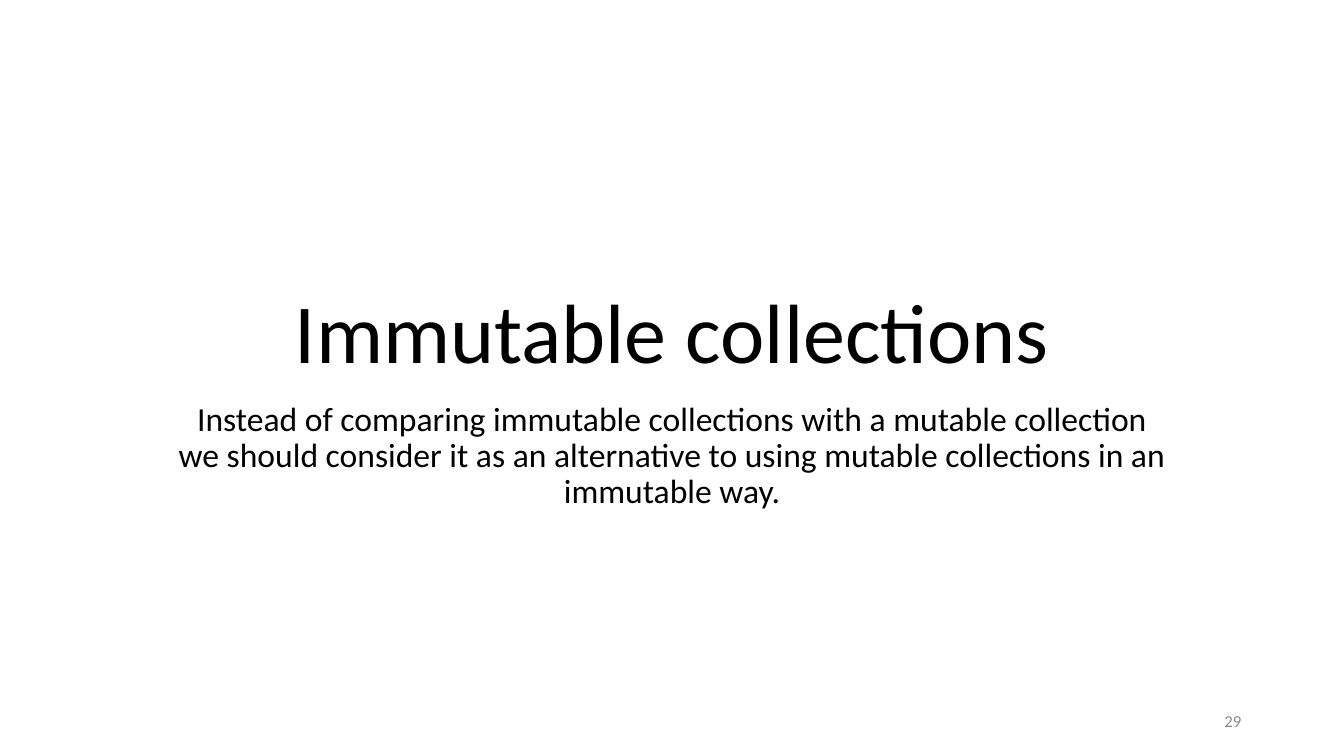
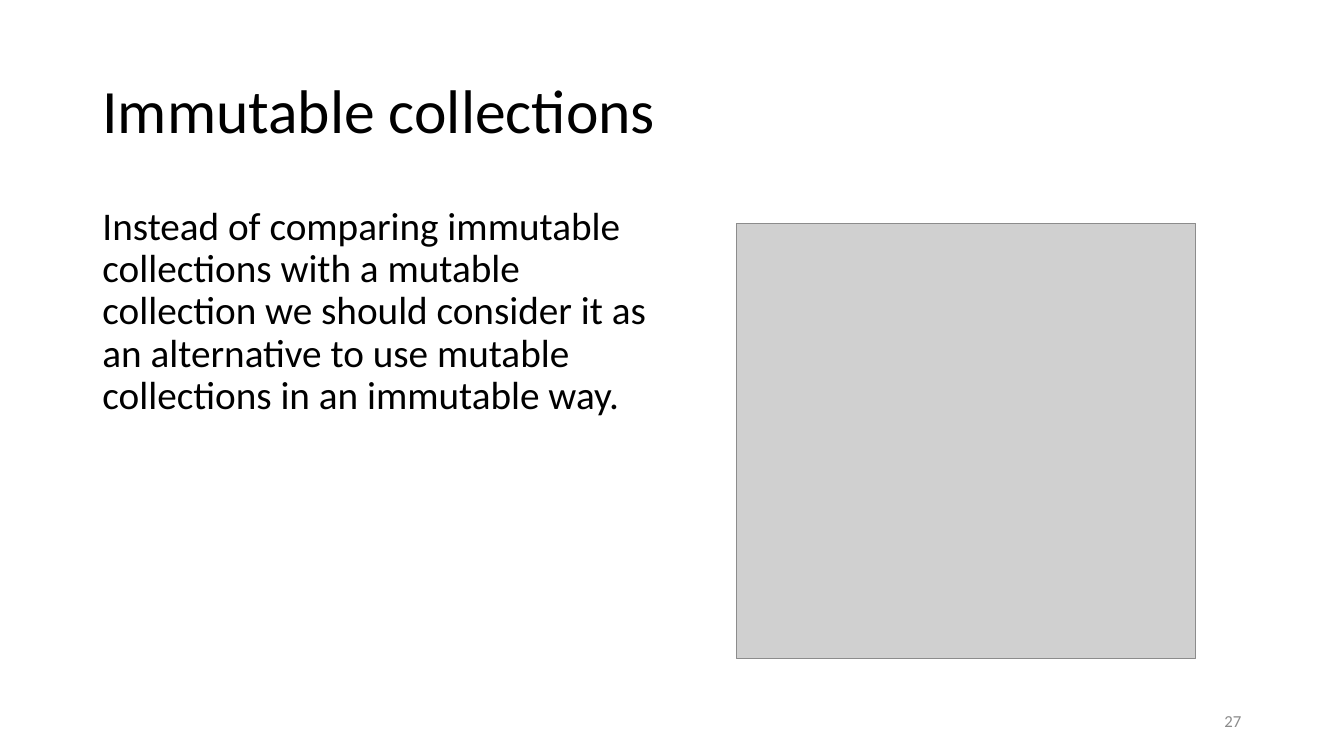
Before and after one commit to kugushev/presentations, a slide deck: slide 27 of Presentation.pptx (slide 29 before the commit). Drawn at 1344x756 pixels with LibreOffice and Linux fonts; fonts in the diff are those of the drawing; grey boxes stand for pictures. Boxes give left, top, right and bottom in pixels: in the first picture for what was removed or moved away, otherwise in the second. Text is boxed around its words. In the diff, an @@ line names an element or a change of style, - is before the commit and + after.

```diff
--- a/Presentation.pptx
+++ b/Presentation.pptx
@@ title "Immutable collections": place and size @@
-title "Immutable collections" at <box>295,304,1049,364</box>
+title "Immutable collections" at <box>102,90,655,134</box>
@@ title "Immutable collections" at <box>102,90,655,134</box>: size 60 to 44 pt; alignment centre to left; vertical alignment bottom to middle @@
@@ text at <box>102,212,646,416</box>: text changed; size 24 to 28 pt @@
-Instead of comparing immutable collections with a mutable collection we should consider it as an alternative to using mutable collections in an immutable way.
+Instead of comparing immutable collections with a mutable collection we should consider it as an alternative to use mutable collections in an immutable way.
@@ picture added at <box>736,223,1196,658</box> @@
@@ page number at <box>1224,716,1241,727</box>: text changed @@
-29
+27
```
Also in this commit, not shown: 1 other slide changed, 4 slides added, 5 slides removed.
